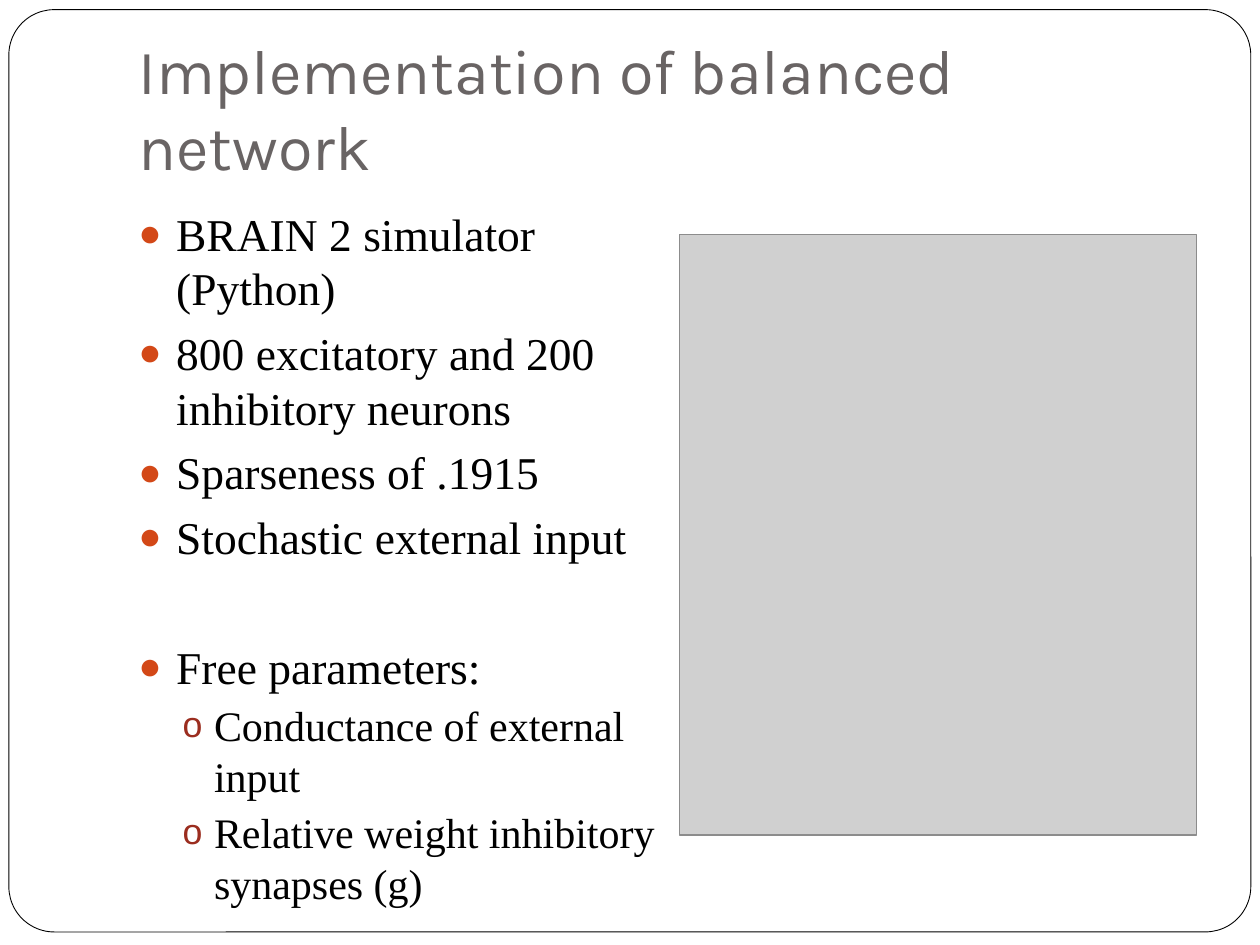
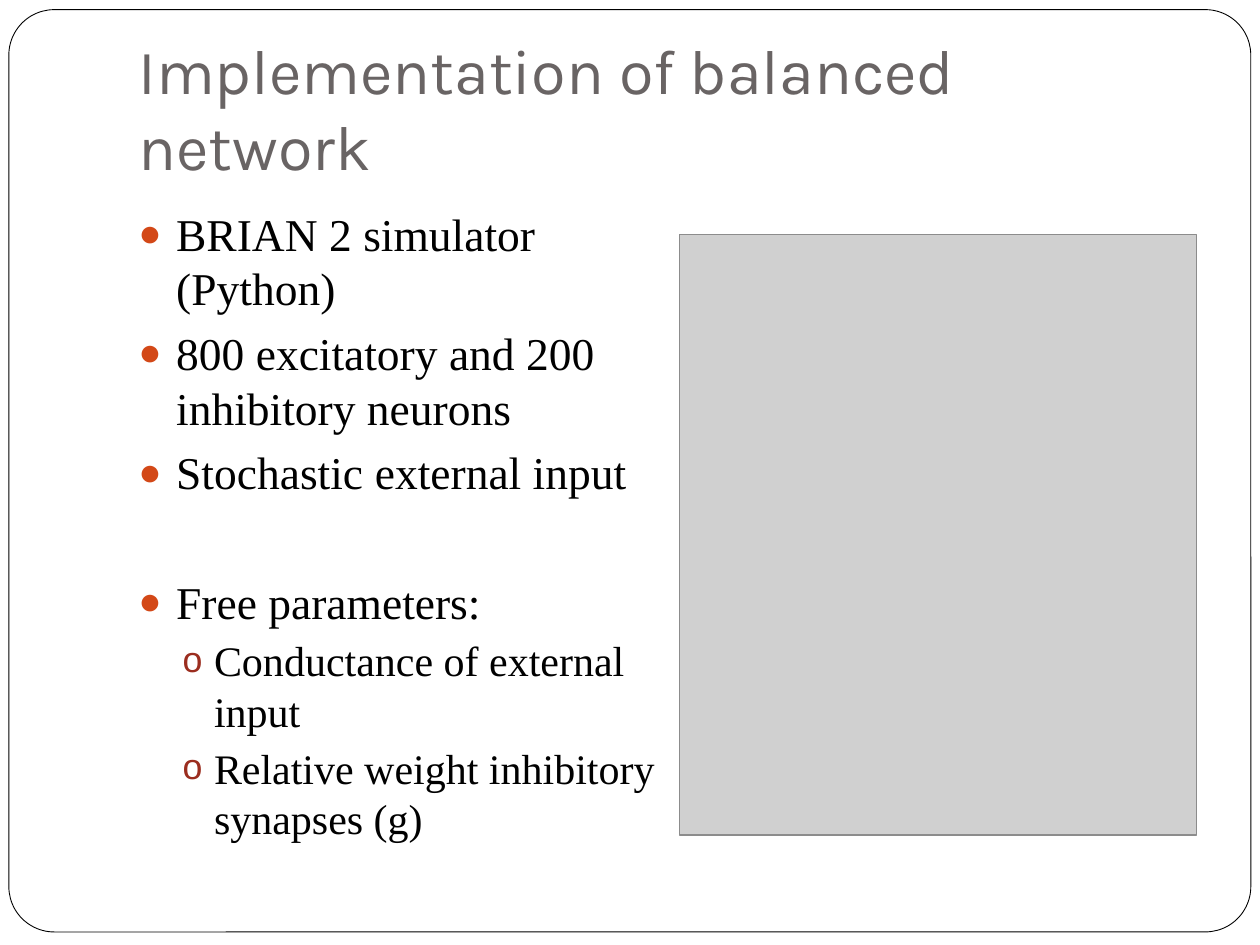
Before and after one commit to jiribrummer/Balanced_network, a slide deck: slide 12 of Final presentation bachelor thesis Jiri Brummer - dynamics of balanced network.pptx (slide 13 before the commit). Drawn at 1260x945 pixels with LibreOffice and Linux fonts; fonts in the diff are those of the drawing; grey boxes stand for pictures. Boxes give left, top, right and bottom in pixels: in the first picture for what was removed or moved away, otherwise in the second. Text is boxed around its words. In the diff, an @@ line names an element or a change of style, - is before the commit and + after.

```diff
--- a/Final presentation bachelor thesis Jiri Brummer - dynamics of balanced network.pptx
+++ b/Final presentation bachelor thesis Jiri Brummer - dynamics of balanced network.pptx
@@ text at [176, 219, 535, 314]: text changed @@
-● BRAIN 2 simulator (Python)
+● BRIAN 2 simulator (Python)
@@ text at [176, 457, 538, 498]: paragraph removed @@
-● Sparseness of .1915
```
Also in this commit, not shown: 15 other slides changed, 2 slides added, 11 other files.
